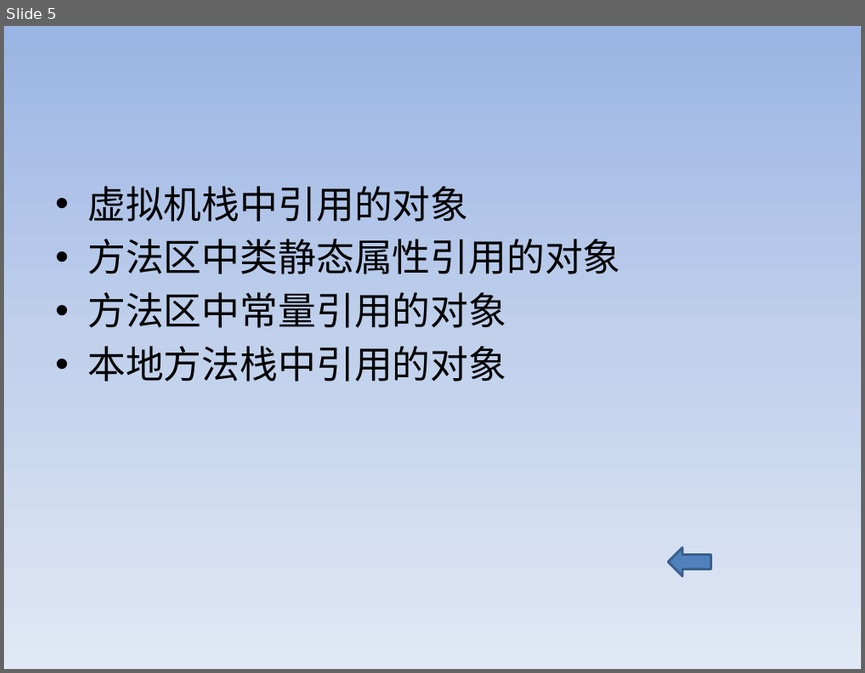
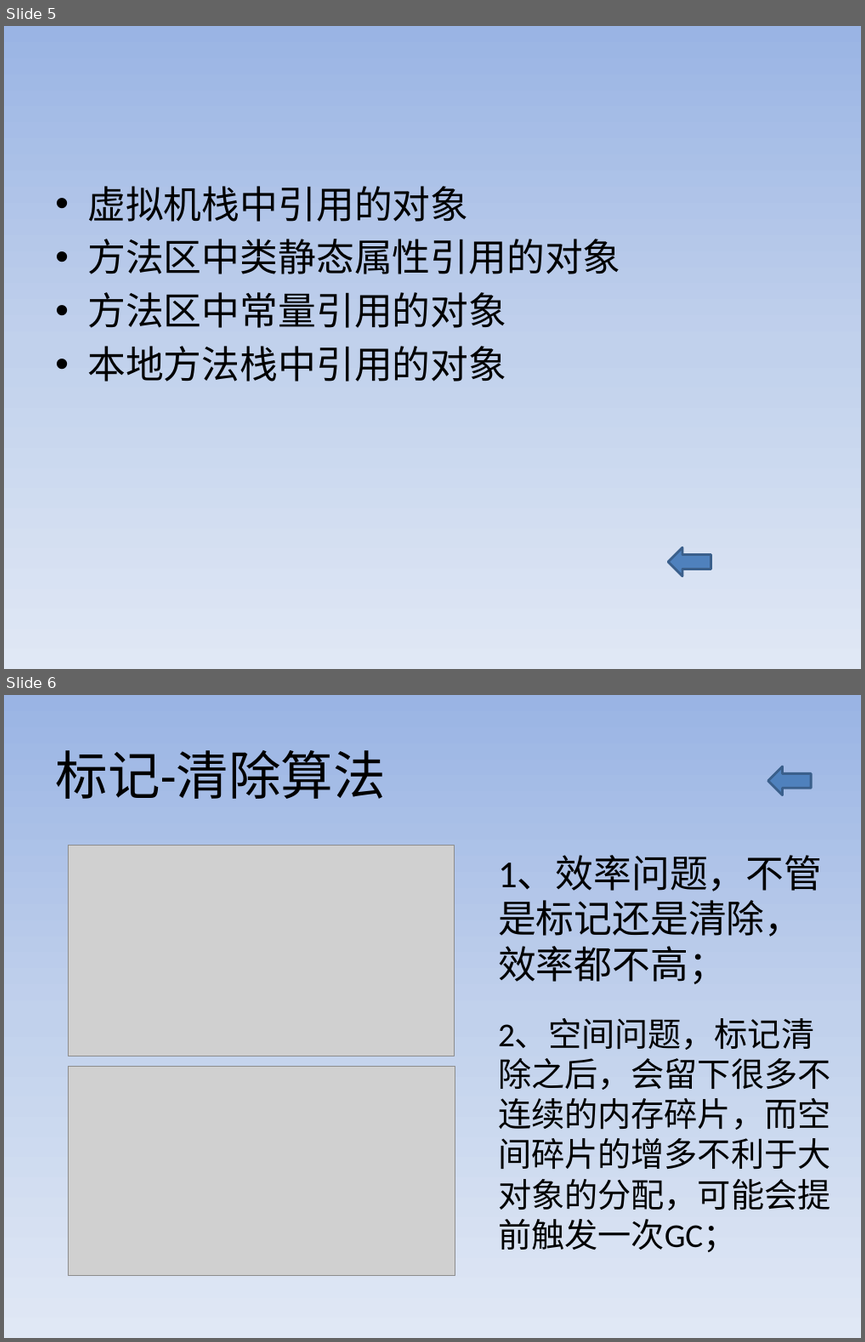
Before and after one commit to Aissue/myLearn, a slide deck: aboutGC/src/files/GC.pptx. Shown one above the other, each under a label of ours: slide 5 before the commit, slides 5 and 6 after it. The pictures are 865x673 and 865x1342 pixels, drawn with LibreOffice and Linux fonts; fonts in the diff are those of the drawing; grey boxes stand for pictures. Boxes give left, top, right and bottom in pixels: in the first picture for what was removed or moved away, otherwise in the second. Text is boxed around its words. In the diff, an @@ line names an element or a change of style, - is before the commit and + after.

```diff
--- a/aboutGC/src/files/GC.pptx
+++ b/aboutGC/src/files/GC.pptx
@@ slide 6 added at box(4, 695, 861, 1338), background gradient #9AB5E4 to #C2D1ED to #E1E8F5 @@
@@ title added at box(55, 750, 386, 799), 44 pt, text #000000 @@
+标记-清除算法
@@ left arrow added at box(768, 766, 812, 794), fill #4F81BD, outline #3A5F8C 2 pt @@
@@ picture added at box(69, 845, 454, 1055) @@
@@ text added at box(498, 855, 822, 984), 32 pt, text #000000 @@
+1、效率问题，不管是标记还是清除，效率都不高；
@@ text added at box(498, 1018, 830, 1252), 28 pt, text #000000 @@
+2、空间问题，标记清除之后，会留下很多不连续的内存碎片，而空间碎片的增多不利于大对象的分配，可能会提前触发一次GC；
@@ picture added at box(69, 1066, 454, 1275) @@
```
Also in this commit, not shown: 1 slide changed, 2 other slides added, 1 other file.
